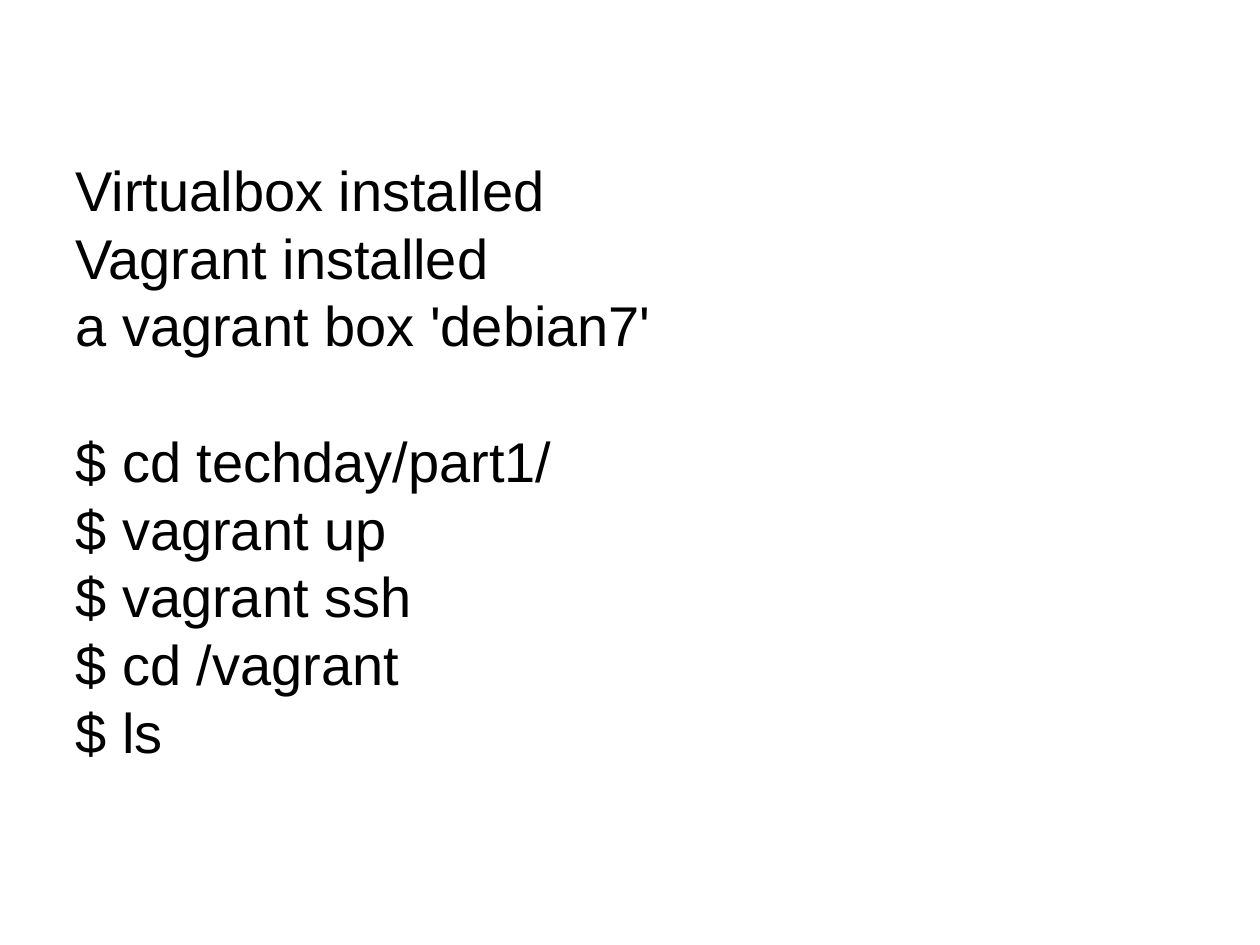
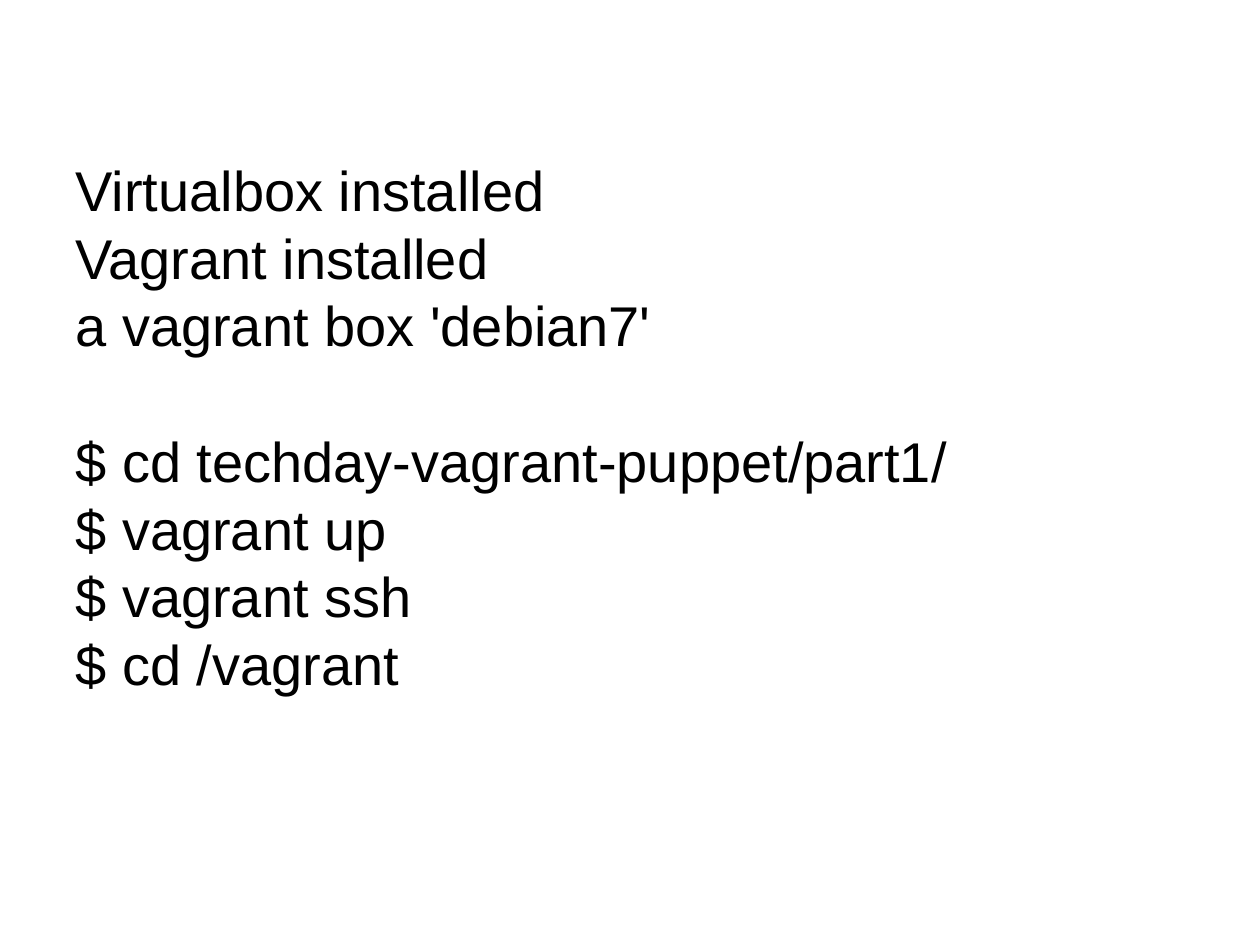
Before and after one commit to avisi/techday_archives, a slide deck: slide 47 of techday-vagrant-puppet.ppt (slide 46 before the commit). Drawn at 1260x945 pixels with LibreOffice and Linux fonts; fonts in the diff are those of the drawing; background and template pictures are left out. Boxes give left, top, right and bottom in pixels: in the first picture for what was removed or moved away, otherwise in the second. Text is boxed around its words. In the diff, an @@ line names an element or a change of style, - is before the commit and + after.

```diff
--- a/techday-vagrant-puppet.ppt
+++ b/techday-vagrant-puppet.ppt
@@ text at [122,441,947,493]: text changed @@
-$ cd techday/part1/
+$ cd techday-vagrant-puppet/part1/
@@ text at [122,712,162,754]: paragraph removed @@
-$ ls
```
Also in this commit, not shown: 1 slide added, 7 other files.
